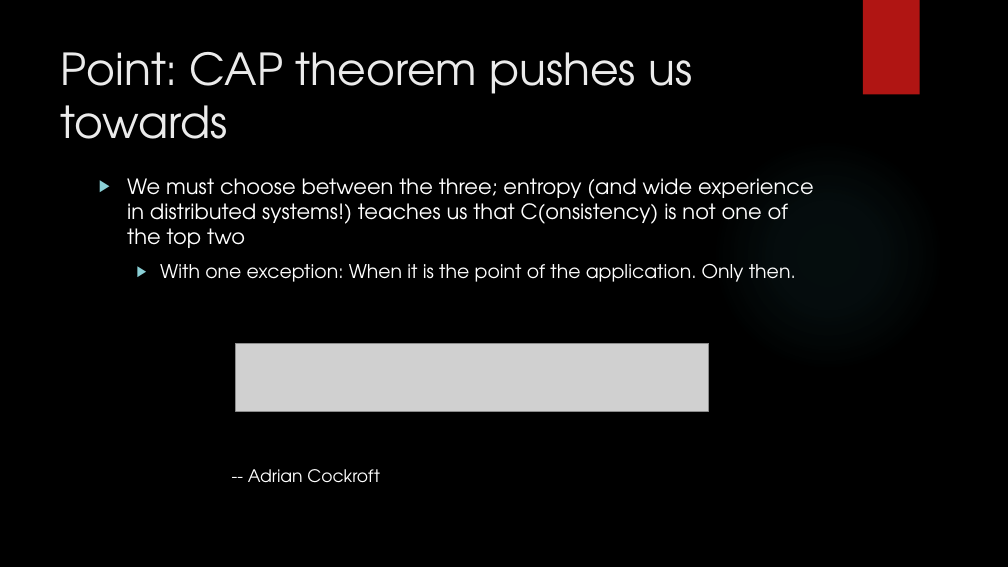
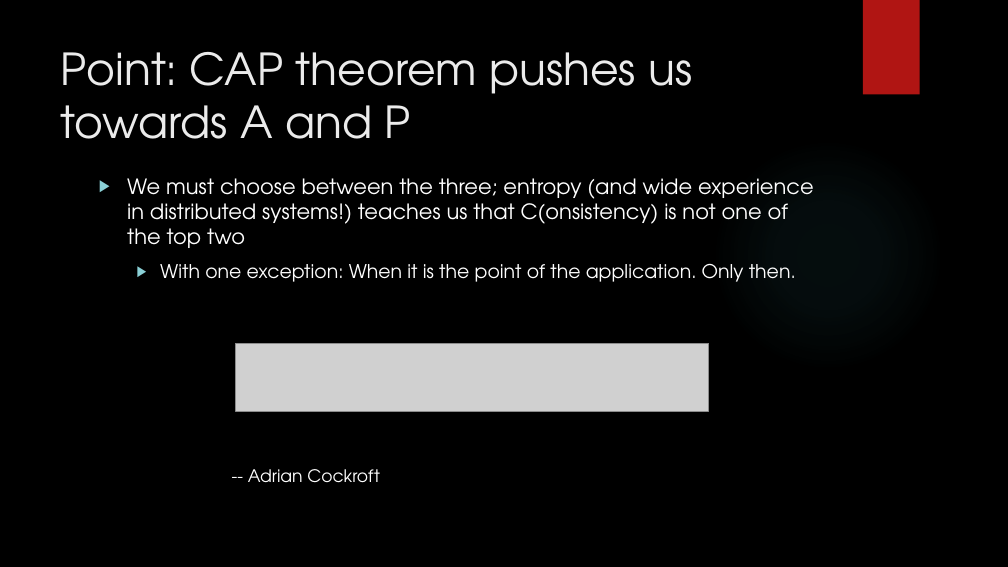
Before and after one commit to arif-aigonix/leap2015, a slide deck: slide 31 of Microservices Overview.pptx (slide 30 before the commit). Drawn at 1008x567 pixels with LibreOffice and Linux fonts; fonts in the diff are those of the drawing; grey boxes stand for pictures; background and template pictures are left out. Boxes give left, top, right and bottom in pixels: in the first picture for what was removed or moved away, otherwise in the second. Text is boxed around its words. In the diff, an @@ line names an element or a change of style, - is before the commit and + after.

```diff
--- a/Microservices Overview.pptx
+++ b/Microservices Overview.pptx
@@ title at (x1=61, y1=52, x2=692, y2=139): text changed @@
-Point: CAP theorem pushes us towards
+Point: CAP theorem pushes us towards A and P
```
Also in this commit, not shown: 2 other slides changed, 1 slide added.
